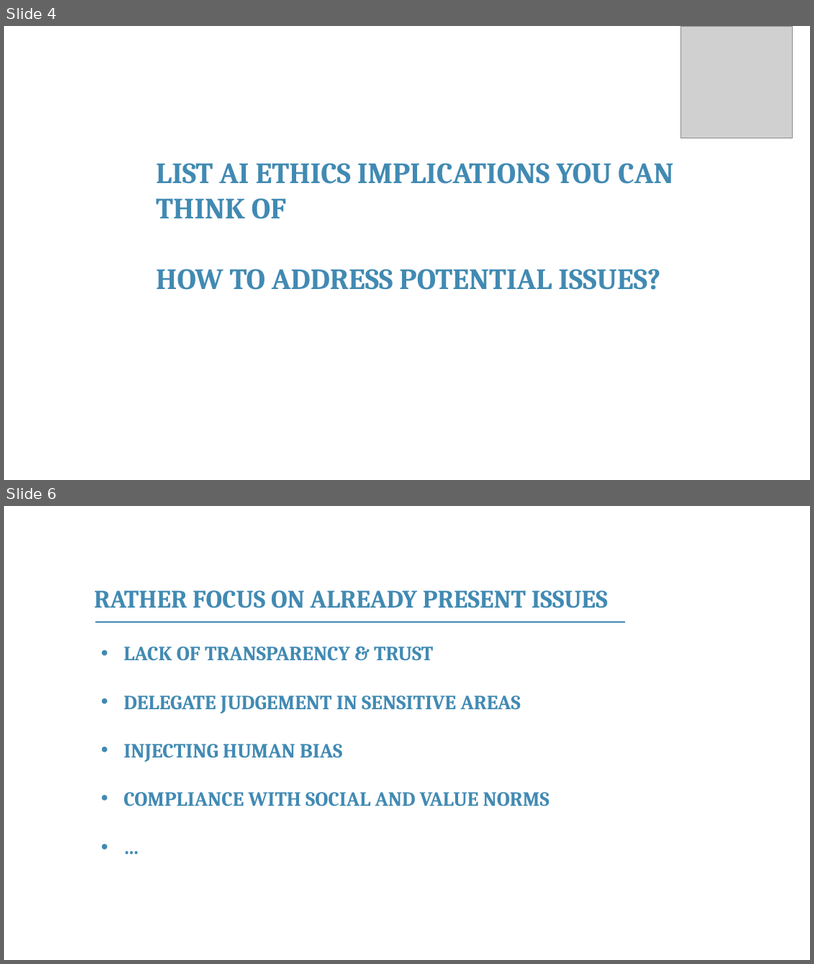
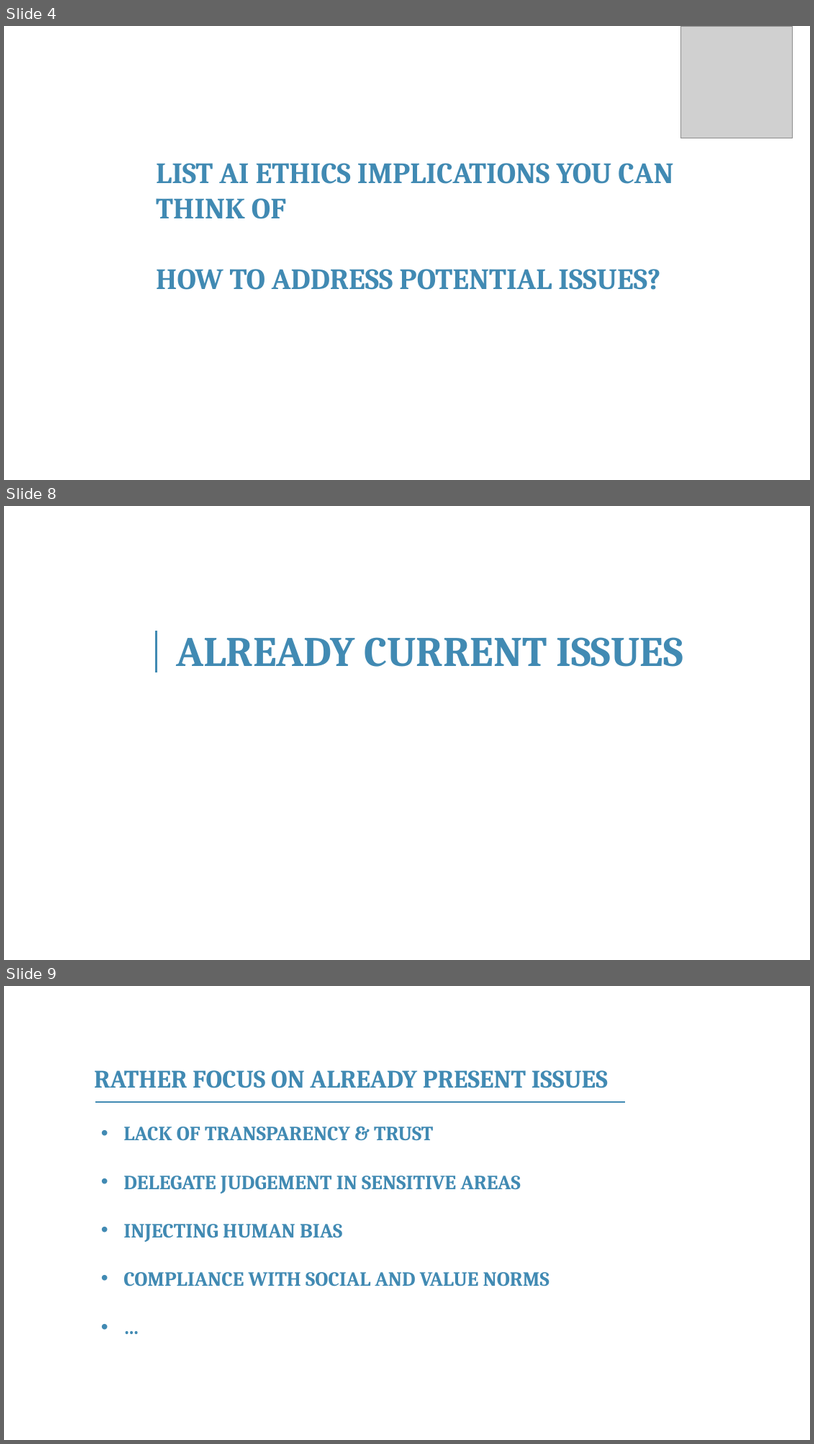
Before and after one commit to franckalbinet/itu-eaco-zanzibar-12-2018, a slide deck: presentations/session-6-ethics-of-ai.pptx. Shown one above the other, each under a label of ours: slides 4 and 6 before the commit, slides 4, 8 and 9 after it; the slides between them are not shown. The pictures are 814x964 and 814x1444 pixels, drawn with LibreOffice and Linux fonts; fonts in the diff are those of the drawing; grey boxes stand for pictures; background and template pictures are left out. Boxes give left, top, right and bottom in pixels: in the first picture for what was removed or moved away, otherwise in the second. Text is boxed around its words. In the diff, an @@ line names an element or a change of style, - is before the commit and + after.

```diff
--- a/presentations/session-6-ethics-of-ai.pptx
+++ b/presentations/session-6-ethics-of-ai.pptx
@@ slide 8 added at <box>4,506,810,960</box>, background #FFFFFF @@
@@ line added from (157, 631) to (157, 672), #418AB3 3 pt @@
@@ text added at <box>176,637,684,667</box>, 50 pt, text #418AB3, bold @@
+ALREADY CURRENT ISSUES
@@ what was slide 6 is now slide 9 @@
```
Also in this commit, not shown: 2 slides changed, 2 other slides added, 4 other files.
